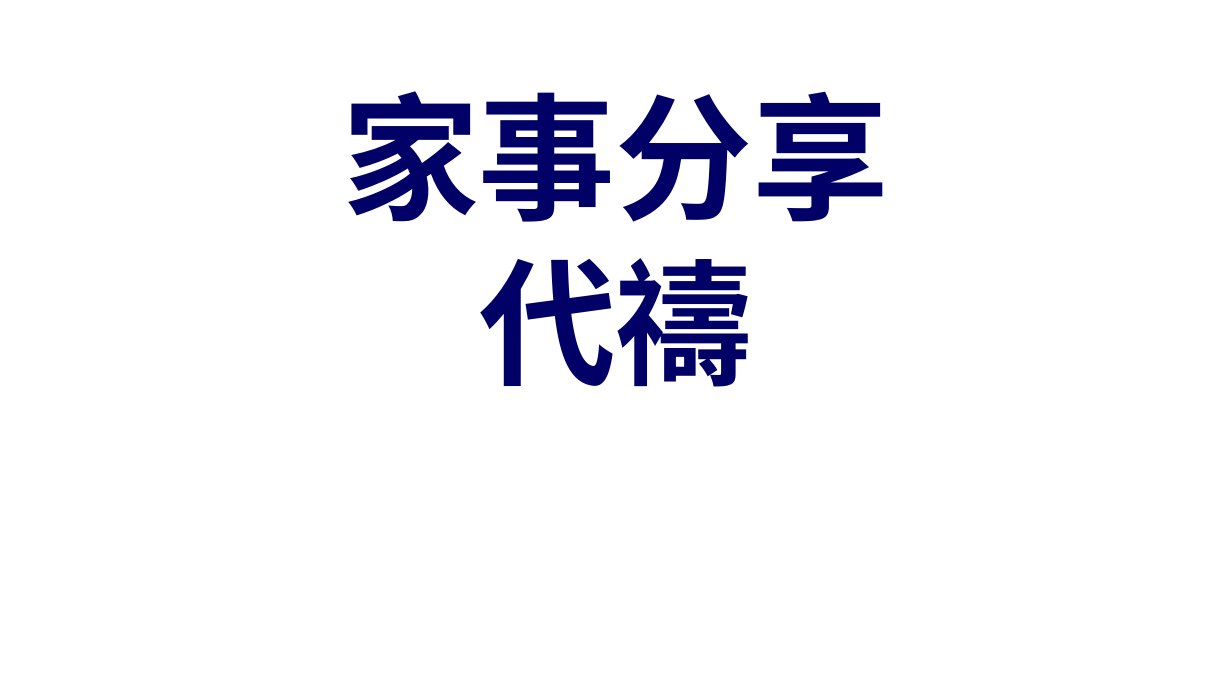
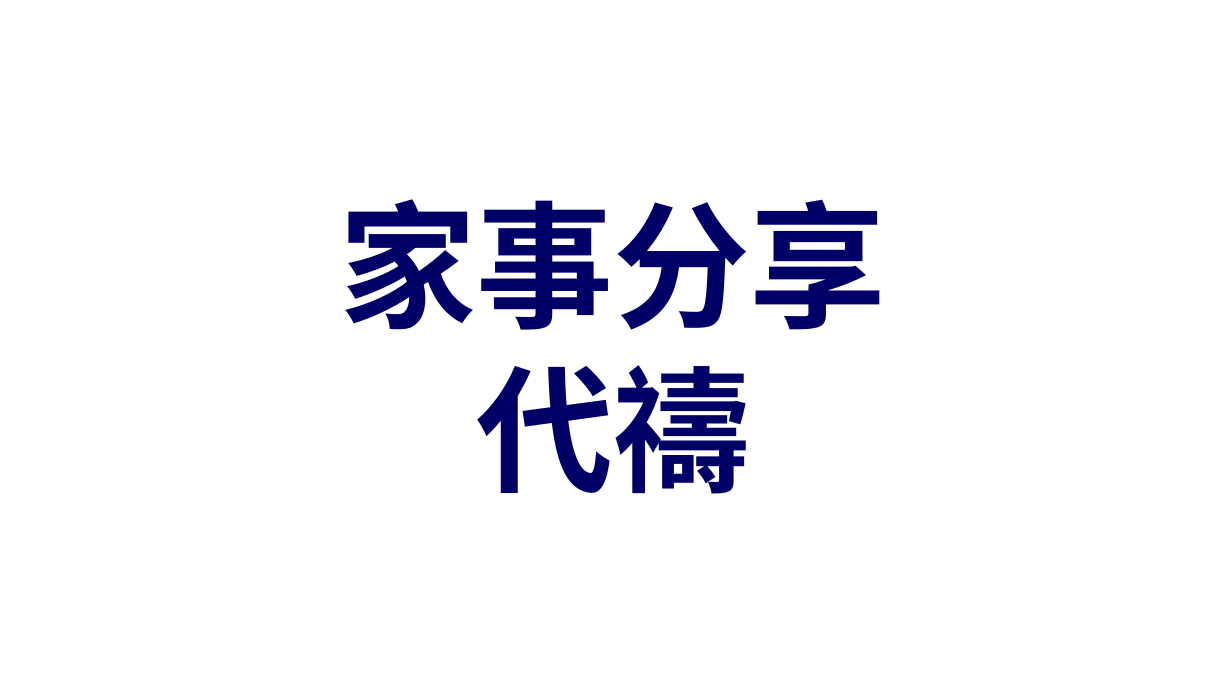
Before and after one commit to batisuoc/other-ppts, a slide deck: slide 16 of 崇拜流程.pptx. Drawn at 1232x693 pixels with LibreOffice and Linux fonts; fonts in the diff are those of the drawing; background and template pictures are left out. Boxes give left, top, right and bottom in pixels: in the first picture for what was removed or moved away, otherwise in the second. Text is boxed around its words. In the diff, an @@ line names an element or a change of style, - is before the commit and + after.

Commit message:
Update titles position

```diff
--- a/崇拜流程.pptx
+++ b/崇拜流程.pptx
@@ title "家事分享 代禱": place and size @@
-title "家事分享 代禱" at bbox=[342, 91, 890, 387]
+title "家事分享 代禱" at bbox=[339, 199, 887, 494]
```
Also in this commit, not shown: 12 other slides changed.
